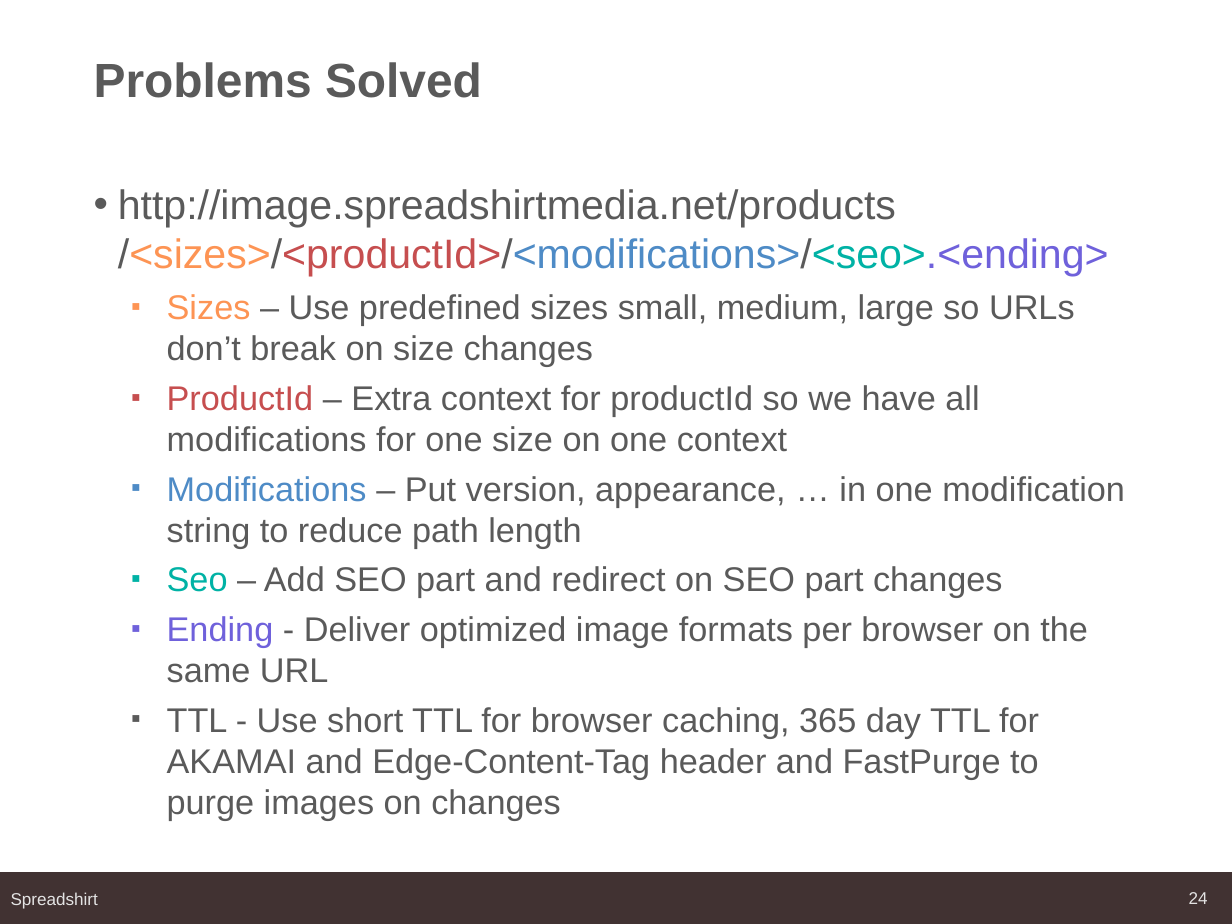
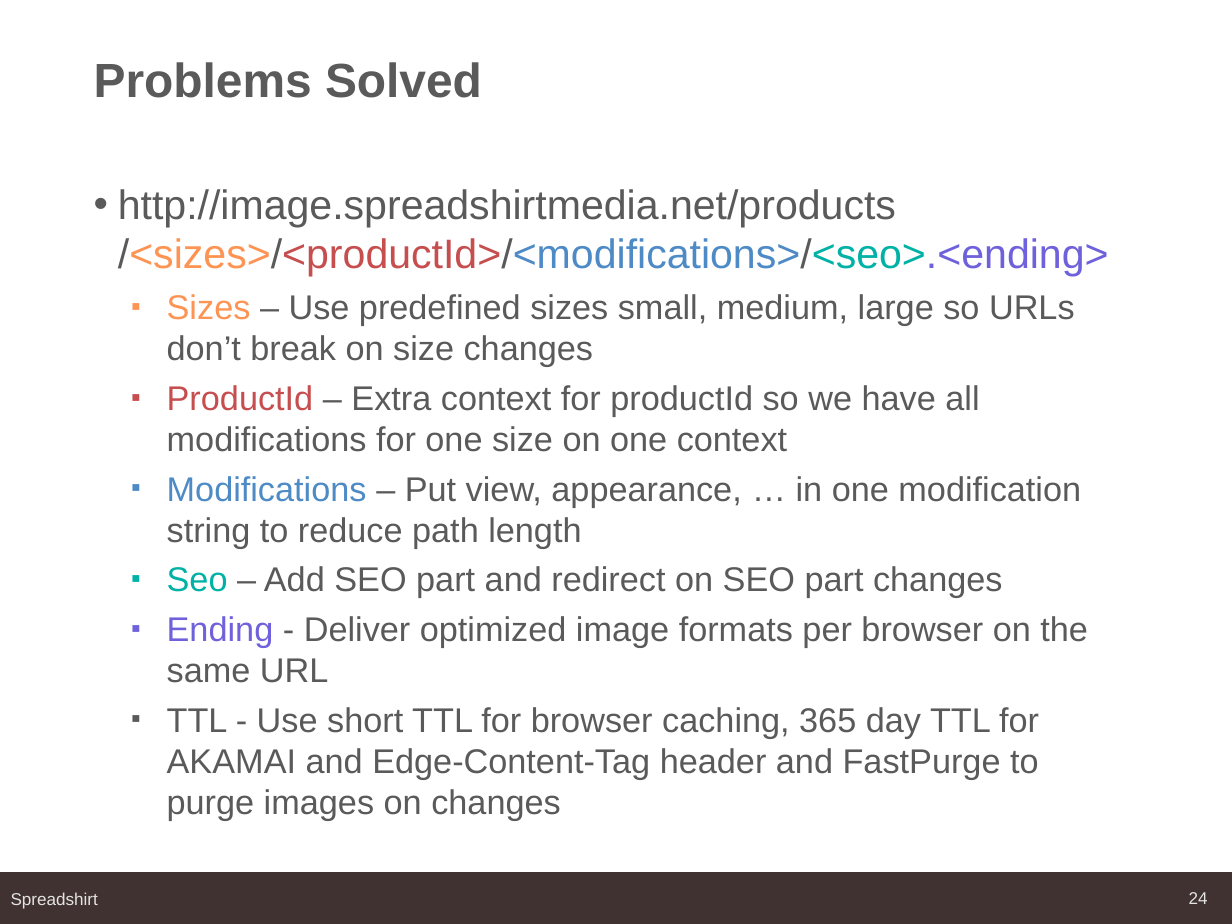
Before and after one commit to mbreest/cloudinary-image-server, a slide deck: slide 24 of rendering_spreadshirt_product_images_using_cloudinary.pptx. Drawn at 1232x924 pixels with LibreOffice and Linux fonts; fonts in the diff are those of the drawing; background and template pictures are left out. Boxes give left, top, right and bottom in pixels: in the first picture for what was removed or moved away, otherwise in the second. Text is boxed around its words. In the diff, an @@ line names an element or a change of style, - is before the commit and + after.

Commit message:
fixed issues in presentation

```diff
--- a/rendering_spreadshirt_product_images_using_cloudinary.pptx
+++ b/rendering_spreadshirt_product_images_using_cloudinary.pptx
@@ text at box(167, 476, 1081, 548): text changed @@
-  ▪ Modifications – Put version, appearance, … in one modification string to reduce path length
+  ▪ Modifications – Put view, appearance, … in one modification string to reduce path length
```
